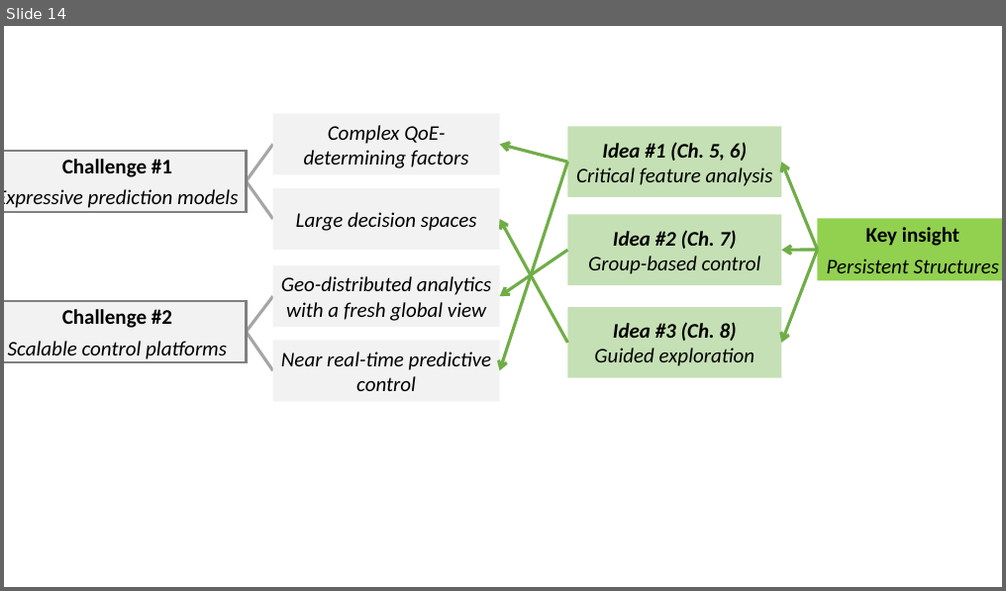
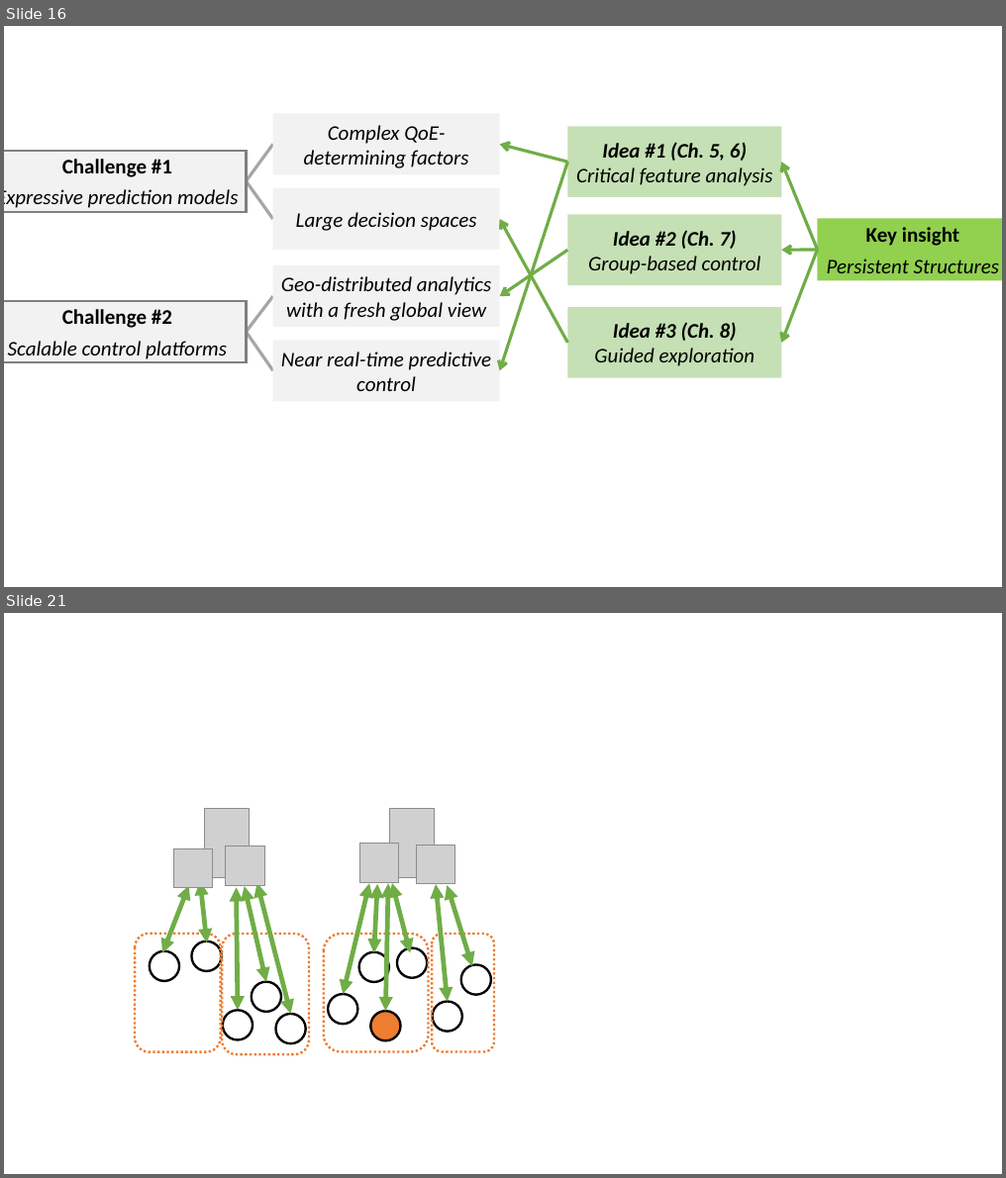
Before and after one commit to junchenj/PhD-Thesis, a slide deck: figures.pptx. Shown one above the other, each under a label of ours: slide 14 before the commit, slides 16 and 21 after it; the slides between them are not shown. The pictures are 1006x591 and 1006x1178 pixels, drawn with LibreOffice and Linux fonts; fonts in the diff are those of the drawing; grey boxes stand for pictures. Boxes give left, top, right and bottom in pixels: in the first picture for what was removed or moved away, otherwise in the second. Text is boxed around its words. In the diff, an @@ line names an element or a change of style, - is before the commit and + after.

```diff
--- a/figures.pptx
+++ b/figures.pptx
@@ slide 21 added at <box>4,613,1002,1174</box>, background #FFFFFF @@
@@ picture added at <box>204,808,249,878</box> @@
@@ picture added at <box>389,808,435,878</box> @@
@@ picture added at <box>173,849,212,888</box> @@
@@ picture added at <box>226,847,264,885</box> @@
@@ picture added at <box>359,844,399,882</box> @@
@@ picture added at <box>417,845,455,883</box> @@
@@ double arrow added from (162, 953) to (189, 886), #70AD47 4.5 pt @@
@@ double arrow added from (207, 943) to (200, 881), #70AD47 4.5 pt @@
@@ double arrow added from (238, 1011) to (236, 888), #70AD47 4.5 pt @@
@@ double arrow added from (266, 982) to (245, 886), #70AD47 4.5 pt @@
@@ double arrow added from (291, 1014) to (257, 883), #70AD47 4.5 pt @@
@@ double arrow added from (344, 994) to (369, 883), #70AD47 4.5 pt @@
@@ double arrow added from (374, 953) to (377, 884), #70AD47 4.5 pt @@
@@ double arrow added from (386, 1011) to (388, 883), #70AD47 4.5 pt @@
@@ double arrow added from (411, 953) to (392, 883), #70AD47 4.5 pt @@
@@ double arrow added from (448, 1001) to (436, 884), #70AD47 4.5 pt @@
@@ double arrow added from (472, 966) to (448, 885), #70AD47 4.5 pt @@
@@ rounded rectangle added at <box>135,934,221,1053</box>, outline #ED7D31 2.25 pt dashed @@
@@ rounded rectangle added at <box>222,934,309,1055</box>, outline #ED7D31 2.25 pt dashed @@
@@ rounded rectangle added at <box>324,934,429,1053</box>, outline #ED7D31 2.25 pt dashed @@
@@ rounded rectangle added at <box>433,934,494,1053</box>, outline #ED7D31 2.25 pt dashed @@
@@ group added at <box>150,942,491,1045</box>: 11 ellipses @@
@@ what was slide 14 is now slide 16 @@
```
Also in this commit, not shown: 9 other slides added, 22 other files.
